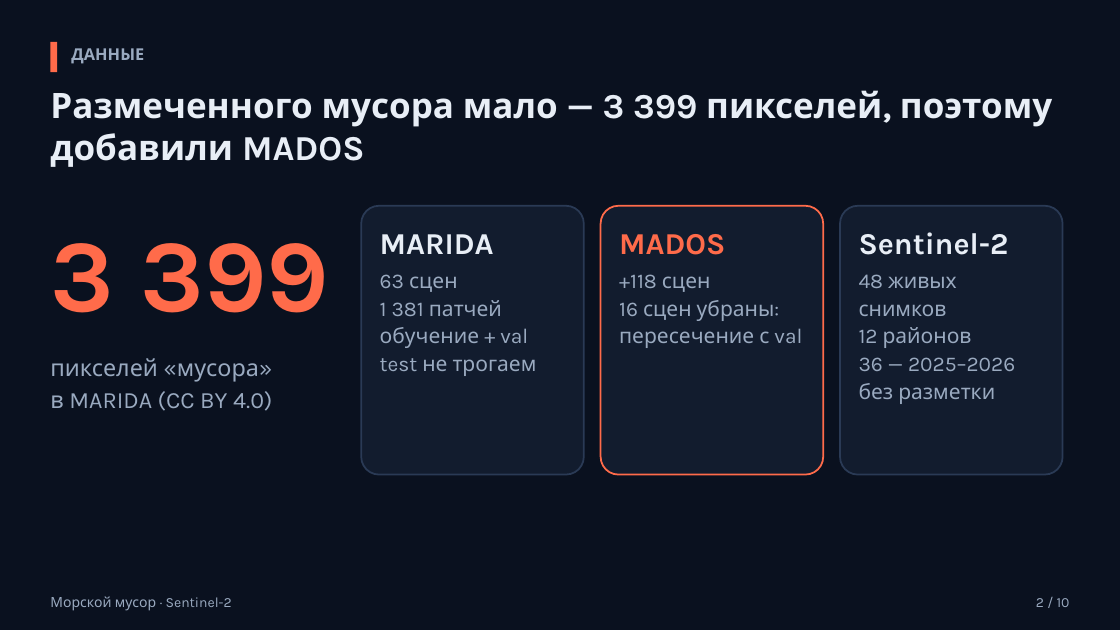
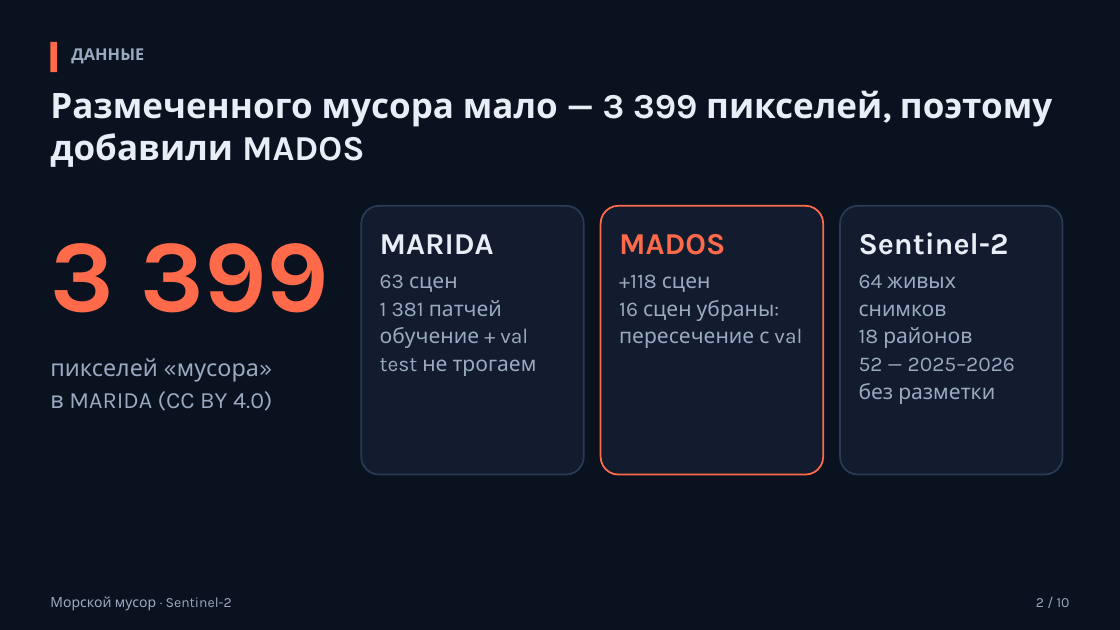
Before and after one commit to azama2t/final-cosmohack, a slide deck: slide 2 of reports/deck.pptx. Drawn at 1120x630 pixels with LibreOffice and Linux fonts; fonts in the diff are those of the drawing. Boxes give left, top, right and bottom in pixels: in the first picture for what was removed or moved away, otherwise in the second. Text is boxed around its words. In the diff, an @@ line names an element or a change of style, - is before the commit and + after.

```diff
--- a/reports/deck.pptx
+++ b/reports/deck.pptx
@@ text at [859,274,1015,371]: text changed @@
-48 живых снимков
-12 районов
-36 — 2025–2026
+64 живых снимков
+18 районов
+52 — 2025–2026
```
Also in this commit, not shown: 4 other slides changed, 7 other files.
